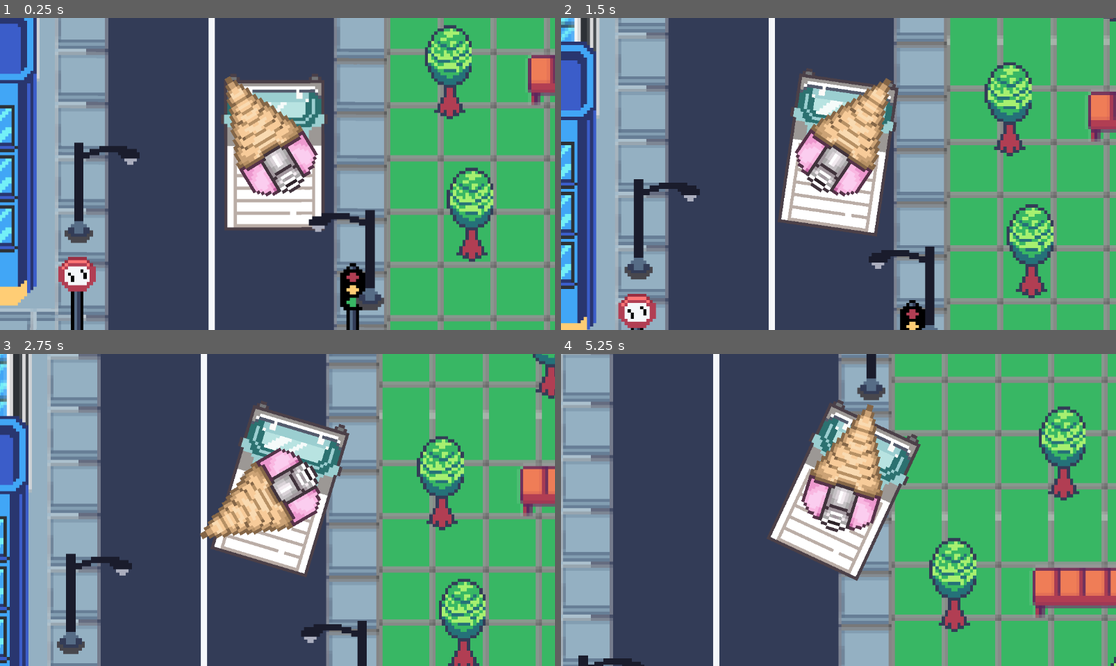
Above: before the commit, frames 1-4 (two rows, left to right).
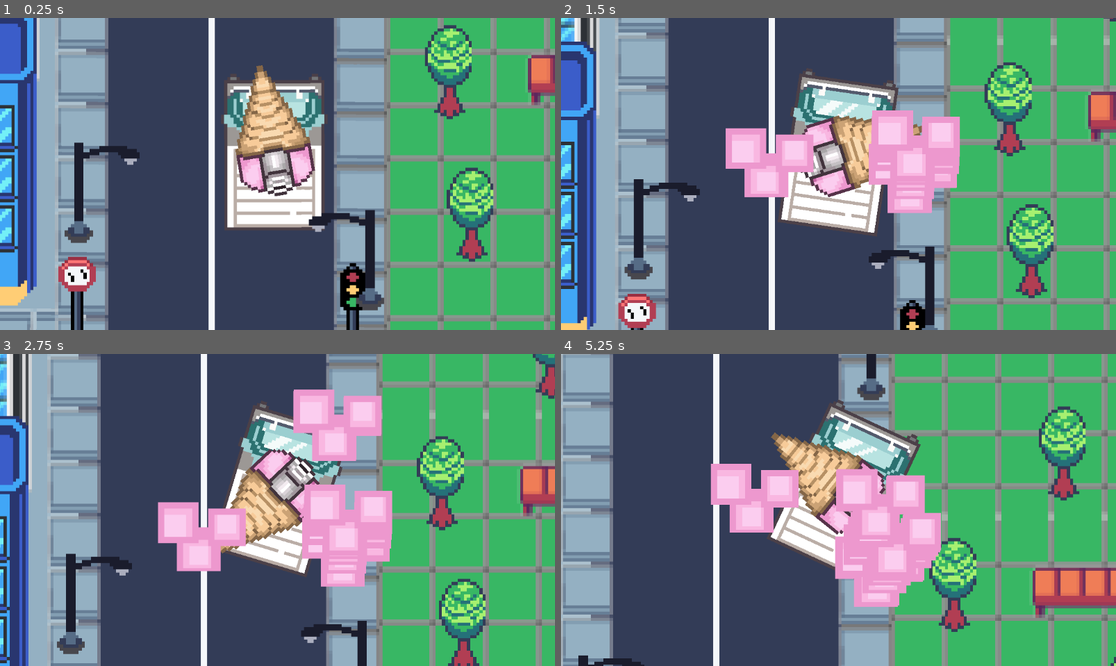
Above: after the commit, the same moments.

Repository: mustard221/Shooter-Game
Game: Godot game, scene res://Scenes/main.tscn
The game is run twice, just before and just after one commit, with the same random seed, the same clock (stepped at 60 frames per second) and the same inputs.
Inputs (mouse positions are in pixels of both pictures, inside the frame that each line leads up to):
- Up to frame 1 (0.25 s): no input
- Up to frame 2 (1.5 s): move the mouse to (960, 158) at 0.52 s; press the mouse at (960, 158) at 0.53 s; hold D (turn_right_input) from 0.53 s (still down); tap W (forward_input) at 0.77 s; move the mouse to (727, 189) at 1.27 s; release the mouse at (727, 189) at 1.28 s; click (727, 189) at 1.35 s
- Up to frame 3 (2.75 s): tap W (forward_input) at 1.52 s; move the mouse to (333, 441) at 2.02 s; release D (turn_right_input) at 2.03 s; press the mouse at (333, 441) at 2.03 s; hold A (turn_left_input) from 2.03 s (still down)
- Up to frame 4 (5.25 s): move the mouse to (810, 572) at 2.77 s; release A (turn_left_input) at 2.78 s; release the mouse at (810, 572) at 2.78 s; hold D (turn_right_input) 2.78-4.28 s; click (810, 572) at 2.85 s; tap W (forward_input) at 3.02, 3.77, 4.52 s; move the mouse to (1005, 556) at 3.52 s; press the mouse at (1005, 556) at 3.53 s; move the mouse to (672, 463) at 4.27 s; release the mouse at (672, 463) at 4.28 s; hold A (turn_left_input) 4.28-5.03 s; click (672, 463) at 4.35 s; move the mouse to (866, 510) at 5.02 s; press the mouse at (866, 510) at 5.03 s; hold D (turn_right_input) from 5.03 s (still down)

The runs differ from the first frame. In frame 1, 3.4% of the frame differs, in the area x 40-58%, y 15-58%; in frame 2, 9.5%; in frame 3, 12%; in frame 4, 12%, in the area x 26-69%, y 16-82%.

Commit message:
turret_working

Diff:
--- /dev/null
+++ b/melt-down!/Scenes/fire.tscn
@@ -0,0 +1,27 @@
+[gd_scene load_steps=4 format=3 uid="uid://dxb2260cibgbe"]
+
+[ext_resource type="Texture2D" uid="uid://beda8ev1v5lpm" path="res://Assets/Visuals/Van/icecream.png" id="1_71ecs"]
+[ext_resource type="Script" path="res://Scenes/ice_cream.gd" id="2_vw34e"]
+
+[sub_resource type="PhysicsMaterial" id="PhysicsMaterial_5r3pb"]
+friction = 0.0
+
+[node name="Node2D" type="Node2D"]
+
+[node name="Rigidbody2D" type="RigidBody2D" parent="."]
+z_index = 20
+texture_filter = 1
+mass = 0.001
+physics_material_override = SubResource("PhysicsMaterial_5r3pb")
+gravity_scale = 0.0
+script = ExtResource("2_vw34e")
+
+[node name="Sprite2D" type="Sprite2D" parent="Rigidbody2D"]
+texture = ExtResource("1_71ecs")
+
+[node name="Timer" type="Timer" parent="Rigidbody2D"]
+wait_time = 2.0
+one_shot = true
+autostart = true
+
+[connection signal="timeout" from="Rigidbody2D/Timer" to="Rigidbody2D" method="_on_timer_timeout"]
--- /dev/null
+++ b/melt-down!/Scenes/ice_cream.gd
@@ -0,0 +1,20 @@
+extends RigidBody2D
+
+@export var speed: float = 300.0
+var range: float = 60.0
+var direction: Vector2
+
+func _ready() -> void:
+	direction = (get_global_mouse_position() - global_position).normalized()
+	linear_velocity = direction * speed
+
+func _physics_process(delta: float) -> void:
+	var distance = (global_position - get_global_mouse_position()).length()
+	print(distance)
+
+	if distance <= range:
+		linear_velocity = Vector2.ZERO
+
+func _on_timer_timeout() -> void:
+	queue_free()
+	pass # Replace with function body.
--- a/melt-down!/Scenes/main.tscn
+++ b/melt-down!/Scenes/main.tscn
@@ -7,8 +7,10 @@
 [ext_resource type="Texture2D" uid="uid://c6ycbpmho1d6p" path="res://Assets/Visuals/Road/road3.png" id="3_03adt"]
 [ext_resource type="Texture2D" uid="uid://cc63u7y0hckvi" path="res://Assets/Visuals/Van/turret.png" id="3_je1ue"]
 [ext_resource type="Script" path="res://Scripts/cone.gd" id="4_ixduw"]
+[ext_resource type="Script" path="res://Scripts/shoot.gd" id="5_m3qpq"]
 [ext_resource type="Texture2D" uid="uid://bp18ee6j26yn5" path="res://Assets/Visuals/Grass/grass000.png" id="5_u5ksw"]
 [ext_resource type="Texture2D" uid="uid://kjn38g5h12gx" path="res://Assets/Visuals/Vehicles/tile000.png" id="5_ykuap"]
+[ext_resource type="PackedScene" uid="uid://dxb2260cibgbe" path="res://Scenes/fire.tscn" id="6_hv8oq"]
 [ext_resource type="Texture2D" uid="uid://csmbvwch0j2l2" path="res://Assets/Visuals/Grass/grass001.png" id="6_l7jbj"]
 [ext_resource type="Texture2D" uid="uid://c0sg7j7c5ubvb" path="res://Assets/Visuals/Grass/grass002.png" id="7_vb6yp"]
 [ext_resource type="Texture2D" uid="uid://drf7qd40qjinc" path="res://Assets/Visuals/Grass/grass004.png" id="8_j81vd"]
@@ -66,7 +68,7 @@
 [ext_resource type="Texture2D" uid="uid://df0cd8xg713pj" path="res://Assets/Visuals/Vehicles/tile000export.png" id="63_xd3td"]
 
 [sub_resource type="RectangleShape2D" id="RectangleShape2D_qw5tt"]
-size = Vector2(30, 47)
+size = Vector2(30, 46.5)
 
 [sub_resource type="RectangleShape2D" id="RectangleShape2D_3hwh2"]
 size = Vector2(61, 35.375)
@@ -164,7 +166,66 @@
 size = Vector2(7, 14)
 
 [sub_resource type="RectangleShape2D" id="RectangleShape2D_ypyhg"]
-size = Vector2(26, 43)
+size = Vector2(27, 43.5)
+
+[sub_resource type="RectangleShape2D" id="RectangleShape2D_g4st8"]
+size = Vector2(24, 42)
+
+[sub_resource type="GDScript" id="GDScript_b0eqg"]
+script/source = "extends \"res://Scripts/physics.gd\"
+
+
+const SPEED = 300.0
+const JUMP_VELOCITY = -400.0
+
+
+func _physics_process(delta: float) -> void:
+	# Add the gravity.
+	if not is_on_floor():
+		velocity += get_gravity() * delta
+
+	# Handle jump.
+	if Input.is_action_just_pressed(\"ui_accept\") and is_on_floor():
+		velocity.y = JUMP_VELOCITY
+
+	# Get the input direction and handle the movement/deceleration.
+	# As good practice, you should replace UI actions with custom gameplay actions.
+	var direction := Input.get_axis(\"ui_left\", \"ui_right\")
+	if direction:
+		velocity.x = direction * SPEED
+	else:
+		velocity.x = move_toward(velocity.x, 0, SPEED)
+
+	move_and_slide()
+"
+
+[sub_resource type="GDScript" id="GDScript_34tka"]
+script/source = "extends \"res://Scripts/physics.gd\"
+
+
+const SPEED = 300.0
+const JUMP_VELOCITY = -400.0
+
+
+func _physics_process(delta: float) -> void:
+	# Add the gravity.
+	if not is_on_floor():
+		velocity += get_gravity() * delta
+
+	# Handle jump.
+	if Input.is_action_just_pressed(\"ui_accept\") and is_on_floor():
+		velocity.y = JUMP_VELOCITY
+
+	# Get the input direction and handle the movement/deceleration.
+	# As good practice, you should replace UI actions with custom gameplay actions.
+	var direction := Input.get_axis(\"ui_left\", \"ui_right\")
+	if direction:
+		velocity.x = direction * SPEED
+	else:
+		velocity.x = move_toward(velocity.x, 0, SPEED)
+
+	move_and_slide()
+"
 
 [node name="Node2D" type="Node2D"]
 
@@ -189,16 +250,19 @@
 script = ExtResource("4_ixduw")
 
 [node name="Sprite2D" type="Sprite2D" parent="Player/Van/Cone"]
-rotation = 1.5708
+rotation = -1.5708
 texture = ExtResource("3_je1ue")
 
 [node name="Shoot" type="Marker2D" parent="Player/Van/Cone"]
-position = Vector2(-1.00004, 15)
+position = Vector2(19, 5.0497e-05)
+script = ExtResource("5_m3qpq")
+iceCream = ExtResource("6_hv8oq")
 
 [node name="CollisionShape2D" type="CollisionShape2D" parent="Player"]
 z_index = 20
-position = Vector2(0, -4)
+position = Vector2(0, -4.25)
 shape = SubResource("RectangleShape2D_qw5tt")
+metadata/_edit_lock_ = true
 
 [node name="Camera2D" type="Camera2D" parent="Player"]
 position = Vector2(1, 2)
@@ -5728,69 +5792,131 @@
 [node name="Vehicles" type="Node2D" parent="."]
 position = Vector2(1072, -148)
 rotation = -3.14159
-
-[node name="Van3" type="Sprite2D" parent="Vehicles"]
+metadata/_edit_lock_ = true
+metadata/_edit_group_ = true
+
+[node name="CharacterBody2D5" type="CharacterBody2D" parent="Vehicles"]
+script = ExtResource("63_cogkx")
+
+[node name="Tile001" type="Sprite2D" parent="Vehicles/CharacterBody2D5"]
+z_index = 4
+texture_filter = 1
+position = Vector2(-64, -236)
+rotation = 3.14159
+texture = ExtResource("58_8txi1")
+
+[node name="CollisionShape2D" type="CollisionShape2D" parent="Vehicles/CharacterBody2D5"]
+position = Vector2(-59.0006, -227)
+rotation = 3.14159
+shape = SubResource("RectangleShape2D_ypyhg")
+
+[node name="CharacterBody2D6" type="CharacterBody2D" parent="Vehicles"]
+script = ExtResource("63_cogkx")
+
+[node name="Tile0Expo" type="Sprite2D" parent="Vehicles/CharacterBody2D6"]
+z_index = 4
+texture_filter = 1
+position = Vector2(321, -17)
+rotation = 3.14159
+texture = ExtResource("61_nagxa")
+
+[node name="CollisionShape2D" type="CollisionShape2D" parent="Vehicles/CharacterBody2D6"]
+position = Vector2(320, -7.00081)
+rotation = 3.14159
+shape = SubResource("RectangleShape2D_ypyhg")
+
+[node name="CharacterBody2D3" type="CharacterBody2D" parent="Vehicles"]
+script = ExtResource("63_cogkx")
+
+[node name="Tile000Expo" type="Sprite2D" parent="Vehicles/CharacterBody2D3"]
+z_index = 4
+texture_filter = 1
+position = Vector2(449, -1.52588e-05)
+texture = ExtResource("60_3repp")
+
+[node name="CollisionShape2D" type="CollisionShape2D" parent="Vehicles/CharacterBody2D3"]
+position = Vector2(449, -10.0011)
+shape = SubResource("RectangleShape2D_ypyhg")
+
+[node name="Char" type="CharacterBody2D" parent="Vehicles"]
+z_index = 4
+texture_filter = 1
+script = ExtResource("63_cogkx")
+
+[node name="Tile002" type="Sprite2D" parent="Vehicles/Char"]
+z_index = 4
+texture_filter = 1
+texture = ExtResource("58_8txi1")
+
+[node name="CollisionShape2D" type="CollisionShape2D" parent="Vehicles/Char"]
+position = Vector2(-4, -11.5)
+shape = SubResource("RectangleShape2D_ypyhg")
+
+[node name="CharacterBody2D" type="CharacterBody2D" parent="Vehicles"]
+position = Vector2(29, -18)
+rotation = 3.14159
+script = ExtResource("63_cogkx")
+
+[node name="Tile000" type="Sprite2D" parent="Vehicles/CharacterBody2D"]
+texture_filter = 1
+texture = ExtResource("5_ykuap")
+
+[node name="CollisionShape2D" type="CollisionShape2D" parent="Vehicles/CharacterBody2D"]
+position = Vector2(0, -9.99992)
+shape = SubResource("RectangleShape2D_g4st8")
+
+[node name="CharacterBody2D2" type="CharacterBody2D" parent="Vehicles"]
+script = ExtResource("63_cogkx")
+
+[node name="Van3" type="Sprite2D" parent="Vehicles/CharacterBody2D2"]
 z_index = 4
 texture_filter = 1
 position = Vector2(-124, -222)
 rotation = 3.14159
 texture = ExtResource("62_5s32k")
 
-[node name="Tile001" type="Sprite2D" parent="Vehicles"]
-z_index = 4
-texture_filter = 1
-position = Vector2(-64, -236)
+[node name="CollisionShape2D" type="CollisionShape2D" parent="Vehicles/CharacterBody2D2"]
+position = Vector2(-124.5, -221.752)
 rotation = 3.14159
-texture = ExtResource("58_8txi1")
-
-[node name="Tile000-export" type="Sprite2D" parent="Vehicles"]
+shape = SubResource("RectangleShape2D_ypyhg")
+
+[node name="CharacterBody2D4" type="CharacterBody2D" parent="Vehicles"]
+script = SubResource("GDScript_b0eqg")
+
+[node name="Tile000-export" type="Sprite2D" parent="Vehicles/CharacterBody2D4"]
 z_index = 4
 texture_filter = 1
 position = Vector2(-189, -215)
 texture = ExtResource("59_b13a7")
 
-[node name="Tile000Expo" type="Sprite2D" parent="Vehicles"]
-z_index = 4
-texture_filter = 1
-position = Vector2(449, -3.05176e-05)
-texture = ExtResource("60_3repp")
-
-[node name="Tile0Expo" type="Sprite2D" parent="Vehicles"]
-z_index = 4
-texture_filter = 1
-position = Vector2(321, -17)
-rotation = 3.14159
-texture = ExtResource("61_nagxa")
-
-[node name="Van2" type="Sprite2D" parent="Vehicles"]
+[node name="CollisionShape2D" type="CollisionShape2D" parent="Vehicles/CharacterBody2D4"]
+position = Vector2(-188.001, -225)
+shape = SubResource("RectangleShape2D_ypyhg")
+
+[node name="CharacterBody2D7" type="CharacterBody2D" parent="Vehicles"]
+script = SubResource("GDScript_34tka")
+
+[node name="Van2" type="Sprite2D" parent="Vehicles/CharacterBody2D7"]
 z_index = 4
 texture_filter = 1
 position = Vector2(689, 72.9999)
 rotation = 3.14159
 texture = ExtResource("62_5s32k")
 
-[node name="Tile000Export" type="Sprite2D" parent="Vehicles"]
+[node name="CollisionShape2D" type="CollisionShape2D" parent="Vehicles/CharacterBody2D7"]
+position = Vector2(688.5, 73.2483)
+rotation = 3.14159
+shape = SubResource("RectangleShape2D_ypyhg")
+
+[node name="CharacterBody2D8" type="CharacterBody2D" parent="Vehicles"]
+script = ExtResource("63_cogkx")
+
+[node name="Tile000Export" type="Sprite2D" parent="Vehicles/CharacterBody2D8"]
 z_index = 4
 texture_filter = 1
 position = Vector2(92, 0)
 texture = ExtResource("63_xd3td")
 
-[node name="RigidBody2D" type="CharacterBody2D" parent="Vehicles"]
-z_index = 4
-texture_filter = 1
-script = ExtResource("63_cogkx")
-
-[node name="Tile002" type="Sprite2D" parent="Vehicles/RigidBody2D"]
-z_index = 4
-texture_filter = 1
-texture = ExtResource("58_8txi1")
-
-[node name="CollisionShape2D" type="CollisionShape2D" parent="Vehicles/RigidBody2D"]
-position = Vector2(-4, -11.5)
+[node name="CollisionShape2D" type="CollisionShape2D" parent="Vehicles/CharacterBody2D8"]
+position = Vector2(93, -10.0002)
 shape = SubResource("RectangleShape2D_ypyhg")
-
-[node name="Tile000" type="Sprite2D" parent="Vehicles"]
-texture_filter = 1
-position = Vector2(29, -18)
-rotation = 3.14159
-texture = ExtResource("5_ykuap")
--- a/melt-down!/Scripts/cone.gd
+++ b/melt-down!/Scripts/cone.gd
@@ -4,5 +4,4 @@
 
 func _process(delta: float) -> void:
 	var mouse_pos = get_global_mouse_position() #simplified code
-	var target_angle = (mouse_pos - global_position).angle()
-	rotation = lerp_angle(rotation, target_angle, delta * speed)
+	look_at(mouse_pos)
--- a/melt-down!/Scripts/physics.gd
+++ b/melt-down!/Scripts/physics.gd
@@ -1,15 +1,15 @@
 extends CharacterBody2D
 
-@export var rotation_speed: float = 0.2
+@export var rotation_speed: float = 0.1
 
 func _physics_process(delta: float) -> void:
 	velocity = Vector2.ZERO
 
 	for i in range(get_slide_collision_count()):
 		var collision: KinematicCollision2D = get_slide_collision(i)
-		if collision.get_collider().name == "Player":
+		if collision.get_collider():
 			var push = collision.get_collider_velocity()
-			velocity = collision.get_normal() * push.length() # get normal to find direction of collision then use velocity & length funcs to apply push
+			velocity = collision.get_normal() * (push / 3).length() # get normal to find direction of collision then use velocity & length funcs to apply push
 
 			var turn = push.angle()
 			rotation += turn * rotation_speed * delta  # can rotate by finding angle of collision and applying with speed & time
--- a/melt-down!/Scripts/player.gd
+++ b/melt-down!/Scripts/player.gd
@@ -2,7 +2,8 @@
 
 @export var speed: float = 1000
 @export var back_speed: float = 400
-@export var turn_speed_deg: float = 250
+@export var turn_speed_deg: float = 50
+@export var rot_dir:float = 0
 @export var friction: float = -5  # keep small for now to see movement
 
 func _physics_process(delta: float) -> void:
@@ -24,7 +25,12 @@
 		var turning_input = Input.get_axis("turn_left_input", "turn_right_input")
 		var turn_speed = deg_to_rad(turn_speed_deg)
 		turn_speed = turn_speed / 2
-		rotation += turning_input * turn_speed * delta
+		if Input.is_action_pressed("turn_left_input"):
+			rot_dir -= 1
+		if Input.is_action_pressed("turn_right_input"):
+			rot_dir += 1
+		var rot_dir = clamp(5, 10, 5)
+		rotation += turning_input * rot_dir * turn_speed * delta
 
 	# Apply friction
 	apply_friction(delta)
--- /dev/null
+++ b/melt-down!/Scripts/shoot.gd
@@ -0,0 +1,14 @@
+extends Marker2D
+
+@export var iceCream: PackedScene
+var cooldown := 0.0
+var delay := 0.075#seconds between shots
+
+func _physics_process(delta: float) -> void:
+	cooldown -= delta
+	if Input.is_action_pressed("fire") and cooldown <= 0.0:
+		var shoot = iceCream.instantiate()
+		shoot.global_position = global_position
+		get_tree().current_scene.add_child(shoot)
+		print("spawns at: ", shoot.global_position)
+		cooldown = delay  # reset cooldown
--- a/melt-down!/project.godot
+++ b/melt-down!/project.godot
@@ -37,3 +37,8 @@
 "events": [Object(InputEventKey,"resource_local_to_scene":false,"resource_name":"","device":-1,"window_id":0,"alt_press …(192 unchanged characters)…
 ]
 }
+fire={
+"deadzone": 0.5,
+"events": [Object(InputEventMouseButton,"resource_local_to_scene":false,"resource_name":"","device":-1,"window_id":0,"alt_pressed":false,"shift_pressed":false,"ctrl_pressed":false,"meta_pressed":false,"button_mask":1,"position":Vector2(217, 20),"global_position":Vector2(226, 66),"factor":1.0,"button_index":1,"canceled":false,"pressed":true,"double_click":false,"script":null)
+]
+}
Not shown: 1 places in melt-down!/Scenes/main.tscn that only renumber resources
